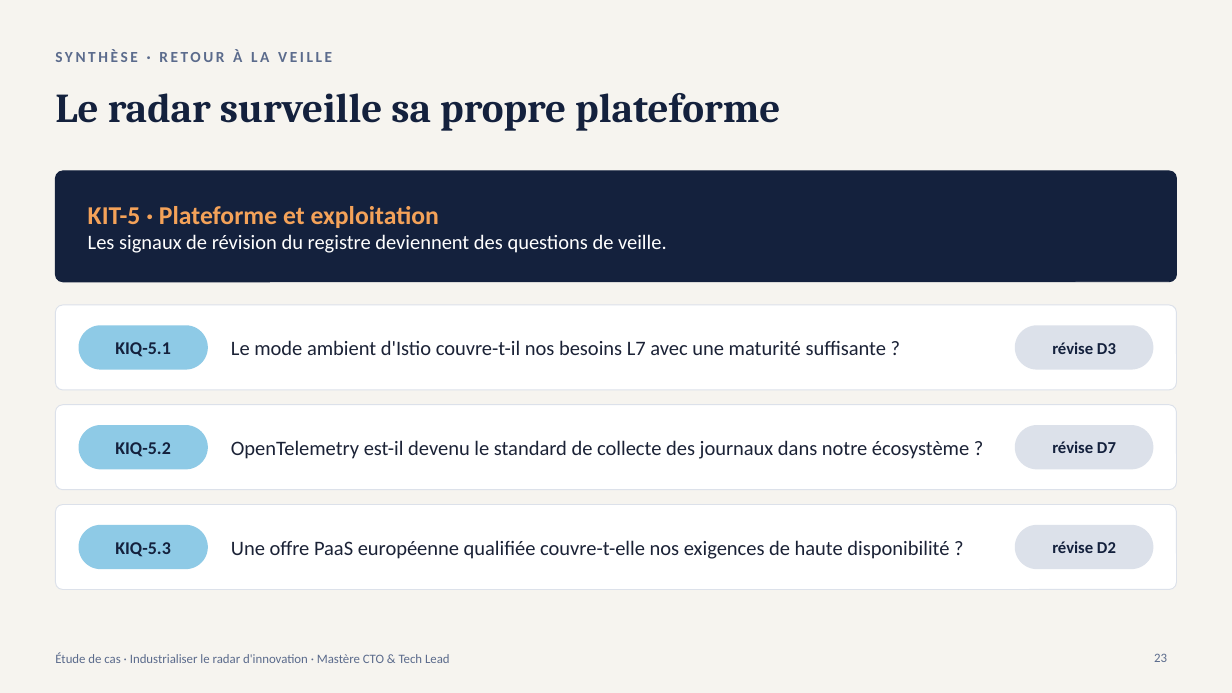
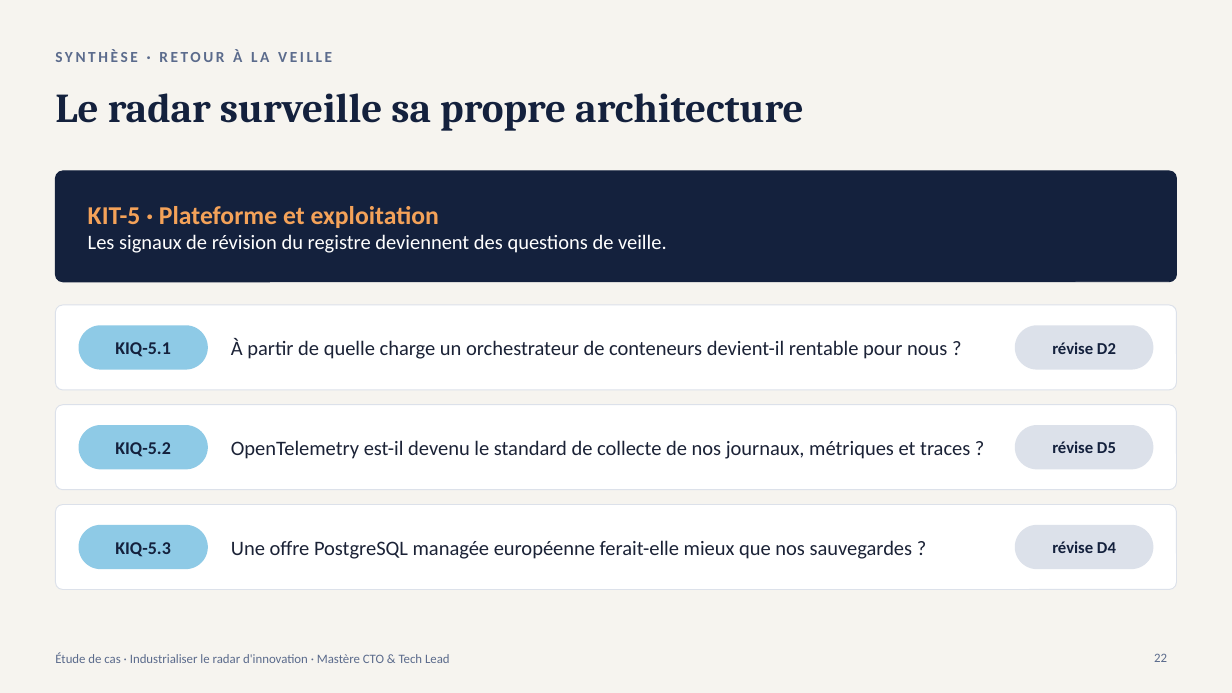
Before and after one commit to nderhore/radar-veille-ia-kubernetes, a slide deck: slide 22 of 03_slides-etude-de-cas.pptx (slide 23 before the commit). Drawn at 1232x693 pixels with LibreOffice and Linux fonts; fonts in the diff are those of the drawing. Boxes give left, top, right and bottom in pixels: in the first picture for what was removed or moved away, otherwise in the second. Text is boxed around its words. In the diff, an @@ line names an element or a change of style, - is before the commit and + after.

```diff
--- a/03_slides-etude-de-cas.pptx
+++ b/03_slides-etude-de-cas.pptx
@@ title at (x1=55, y1=93, x2=803, y2=131): text changed @@
-Le radar surveille sa propre plateforme
+Le radar surveille sa propre architecture
@@ text at (x1=231, y1=338, x2=947, y2=359): text changed @@
-Le mode ambient d'Istio couvre-t-il nos besoins L7 avec une maturité suffisante ?
+À partir de quelle charge un orchestrateur de conteneurs devient-il rentable pour nous ?
@@ text at (x1=1052, y1=342, x2=1116, y2=354): text changed @@
-révise D3
+révise D2
@@ text at (x1=231, y1=440, x2=970, y2=459): text changed @@
-OpenTelemetry est-il devenu le standard de collecte des journaux dans notre écosystème ?
+OpenTelemetry est-il devenu le standard de collecte de nos journaux, métriques et traces ?
@@ text at (x1=1052, y1=441, x2=1116, y2=453): text changed @@
-révise D7
+révise D5
@@ text at (x1=231, y1=540, x2=913, y2=559): text changed @@
-Une offre PaaS européenne qualifiée couvre-t-elle nos exigences de haute disponibilité ?
+Une offre PostgreSQL managée européenne ferait-elle mieux que nos sauvegardes ?
@@ text at (x1=1052, y1=541, x2=1116, y2=553): text changed @@
-révise D2
+révise D4
```
Also in this commit, not shown: 13 other slides changed, 7 slides added, 8 slides removed, 5 other files.
